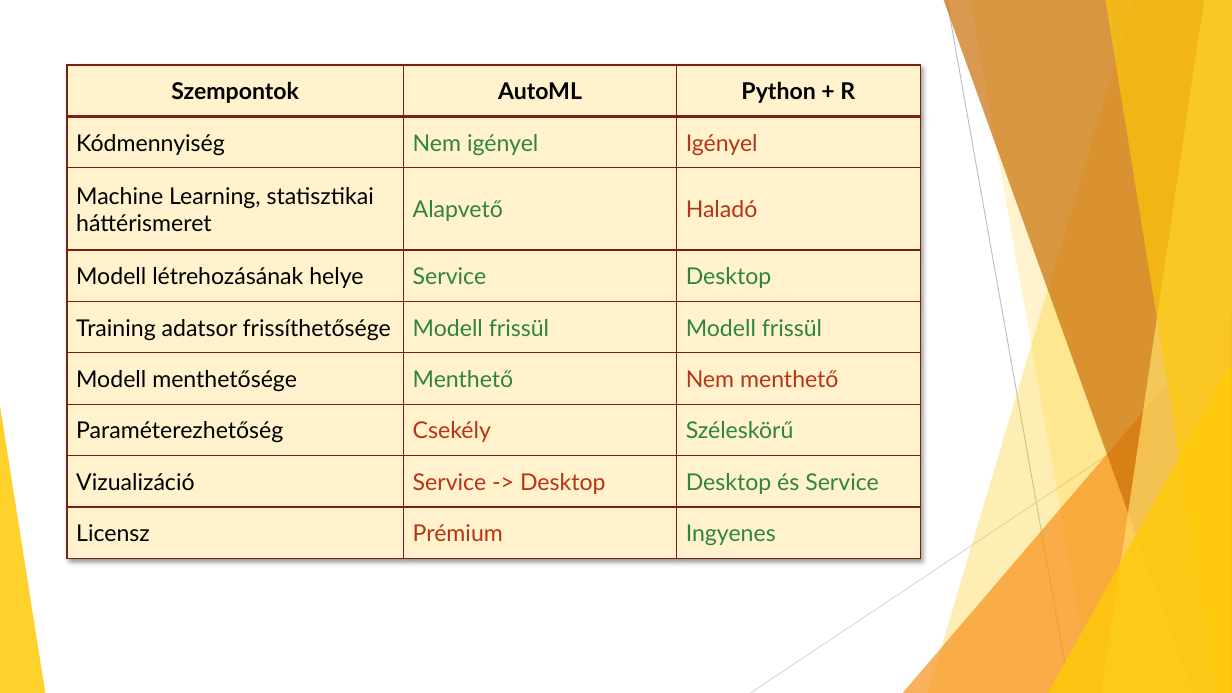
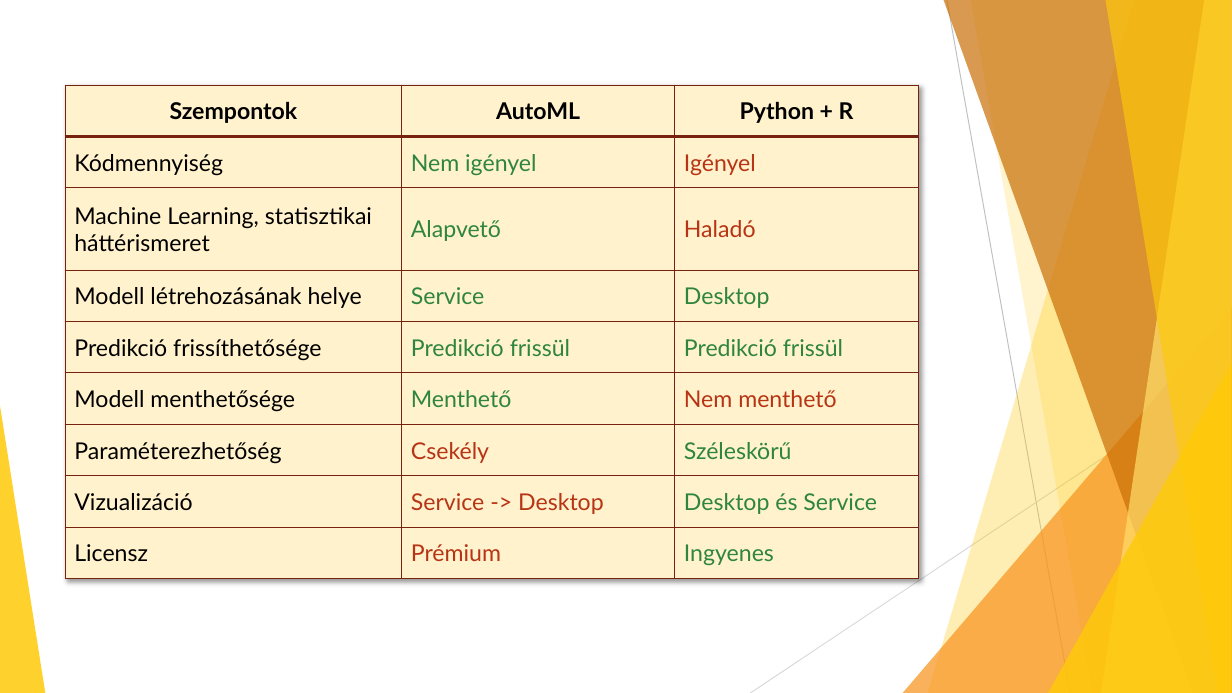
Before and after one commit to Uni-Sopron/temalabor-o21-Cosmo-ML-PowerBI, a slide deck: slide 21 of doc/PowerBI_COSMO_temalab.pptx. Drawn at 1232x693 pixels with LibreOffice and Linux fonts; fonts in the diff are those of the drawing. Boxes give left, top, right and bottom in pixels: in the first picture for what was removed or moved away, otherwise in the second. Text is boxed around its words. In the diff, an @@ line names an element or a change of style, - is before the commit and + after.

```diff
--- a/doc/PowerBI_COSMO_temalab.pptx
+++ b/doc/PowerBI_COSMO_temalab.pptx
@@ table at [65, 85, 919, 579] @@
-row 5: Training adatsor frissíthetősége | Modell frissül | Modell frissül
+row 5: Predikció frissíthetősége | Predikció frissül | Predikció frissül
@@ table: place and size @@
-table at [67, 65, 921, 581]
+table at [65, 85, 919, 579]
```
Also in this commit, not shown: 2 other slides changed.
